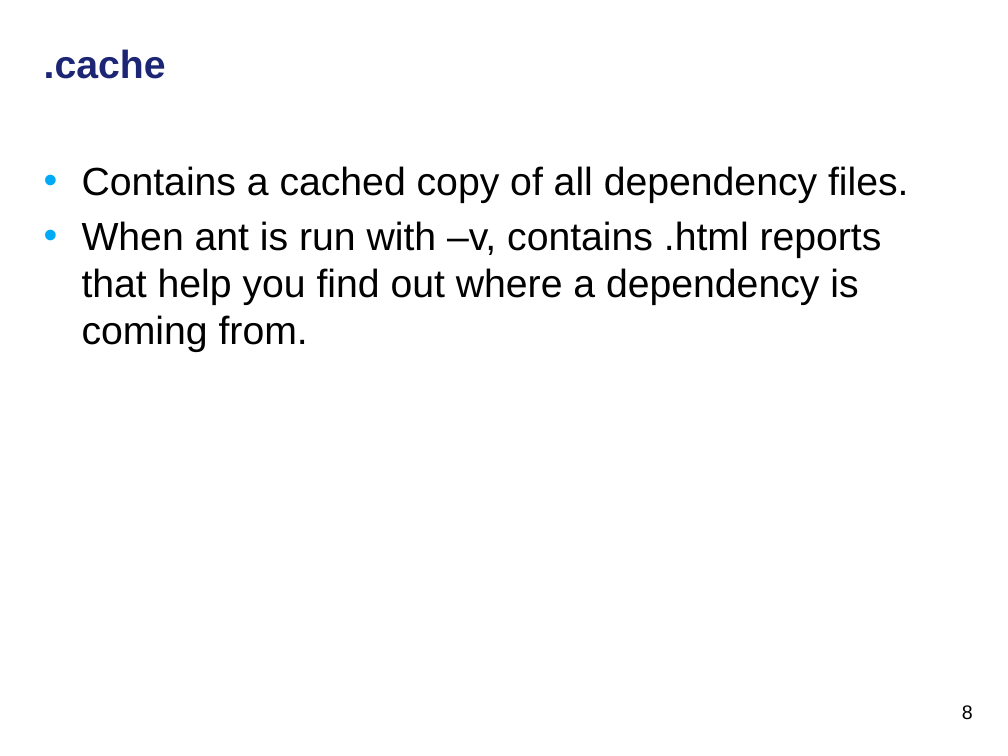
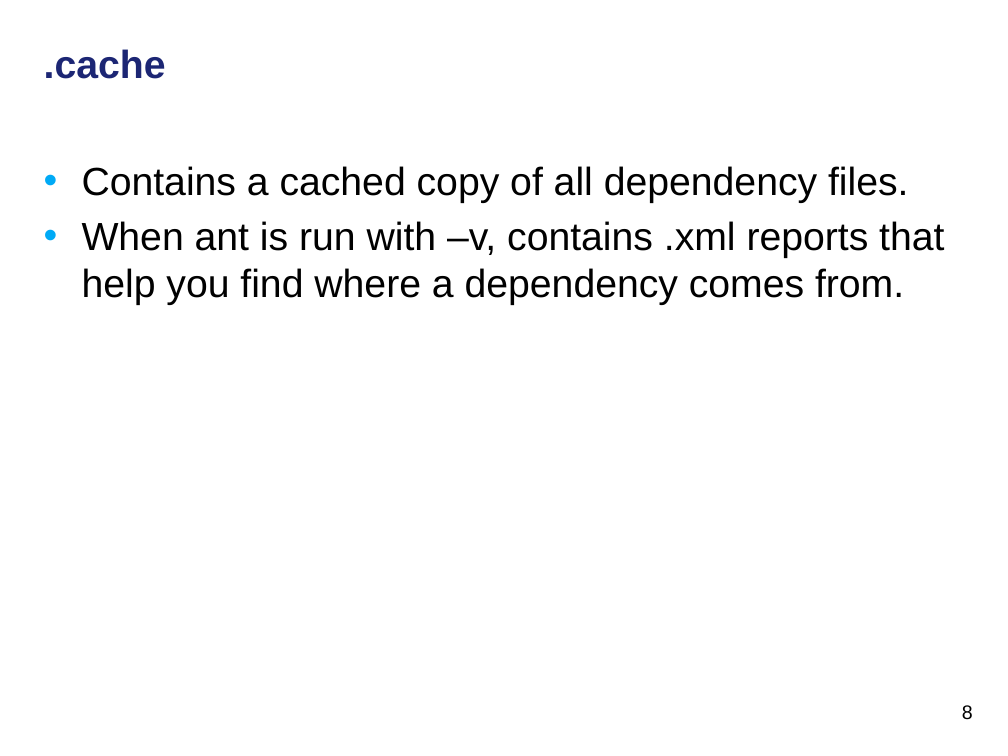
Before and after one commit to NCIP/cagrid-docs, a slide deck: slide 8 of general/meetings/UGM/2011-01-19_Ant-and-Ivy-Use-in-caGrid.pptx. Drawn at 1008x756 pixels with LibreOffice and Linux fonts; fonts in the diff are those of the drawing; background and template pictures are left out. Boxes give left, top, right and bottom in pixels: in the first picture for what was removed or moved away, otherwise in the second. Text is boxed around its words. In the diff, an @@ line names an element or a change of style, - is before the commit and + after.

```diff
--- a/general/meetings/UGM/2011-01-19_Ant-and-Ivy-Use-in-caGrid.pptx
+++ b/general/meetings/UGM/2011-01-19_Ant-and-Ivy-Use-in-caGrid.pptx
@@ text at [82,221,944,305]: text changed @@
-• When ant is run with –v, contains .html reports that help you find out where a dependency is coming from.
+• When ant is run with –v, contains .xml reports that help you find where a dependency comes from.
```
Also in this commit, not shown: 4 other slides changed.
